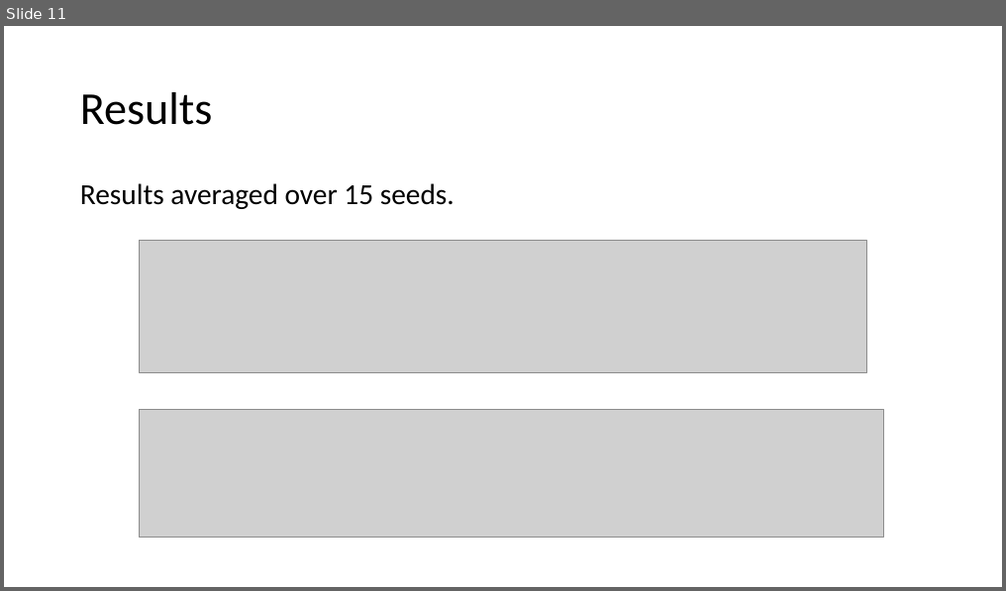
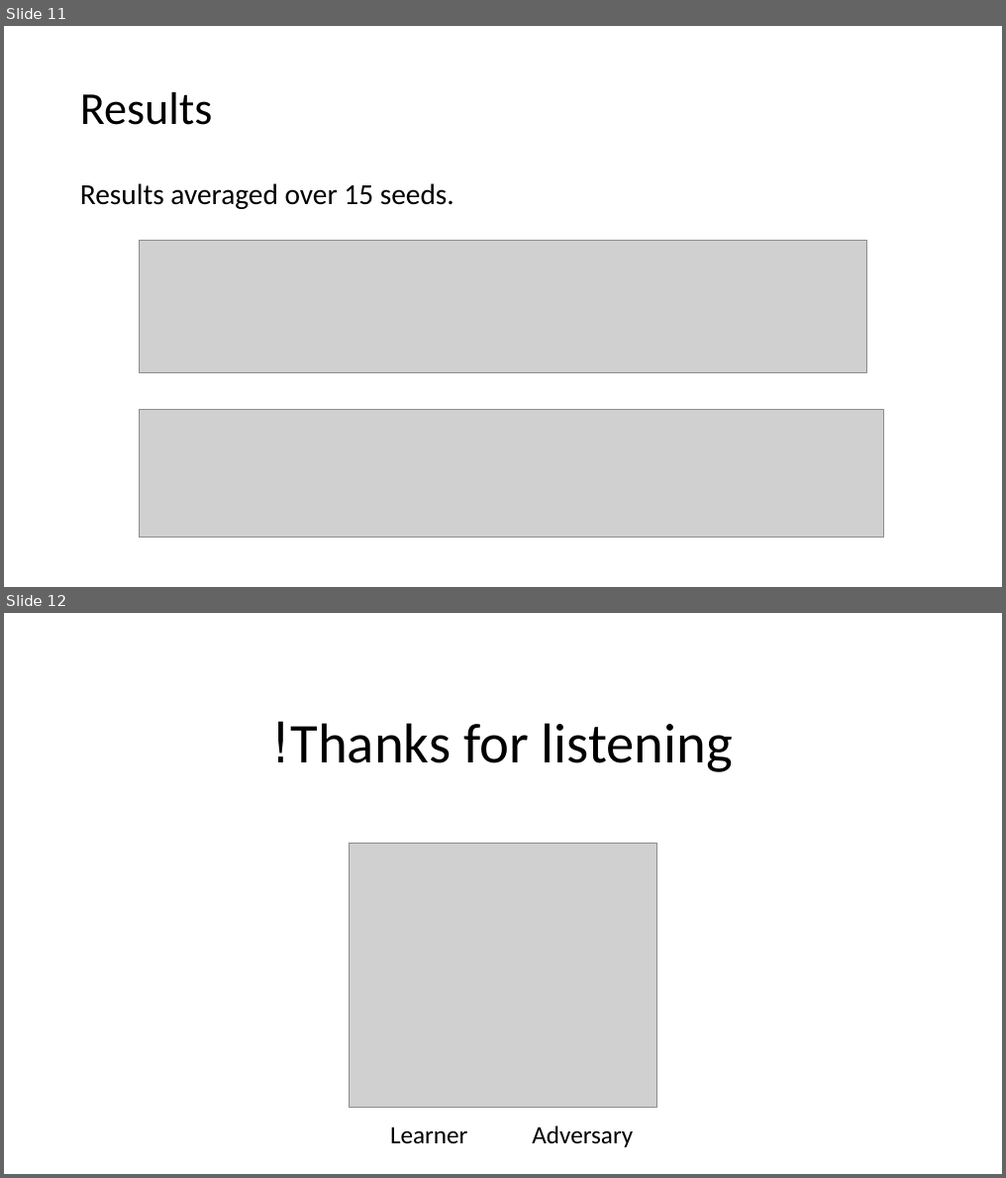
Before and after one commit to Shai128/236802, a slide deck: 236802/ARL presentation.pptx. Shown one above the other, each under a label of ours: slide 11 before the commit, slides 11 and 12 after it. The pictures are 1006x591 and 1006x1178 pixels, drawn with LibreOffice and Linux fonts; fonts in the diff are those of the drawing; grey boxes stand for pictures. Boxes give left, top, right and bottom in pixels: in the first picture for what was removed or moved away, otherwise in the second. Text is boxed around its words. In the diff, an @@ line names an element or a change of style, - is before the commit and + after.

```diff
--- a/236802/ARL presentation.pptx
+++ b/236802/ARL presentation.pptx
@@ slide 12 added at (4, 613, 1002, 1174), background #FFFFFF @@
@@ title added at (291, 723, 733, 772), 54 pt, text #000000 @@
+Thanks for listening!
@@ picture added at (350, 843, 657, 1108) @@
@@ text added at (390, 1127, 467, 1145), 24 pt, text #000000 @@
+Learner
@@ text added at (532, 1126, 633, 1148), 24 pt, text #000000 @@
+Adversary
```
Also in this commit, not shown: 2 slides changed, 1 other slide added, 1 slide removed.
